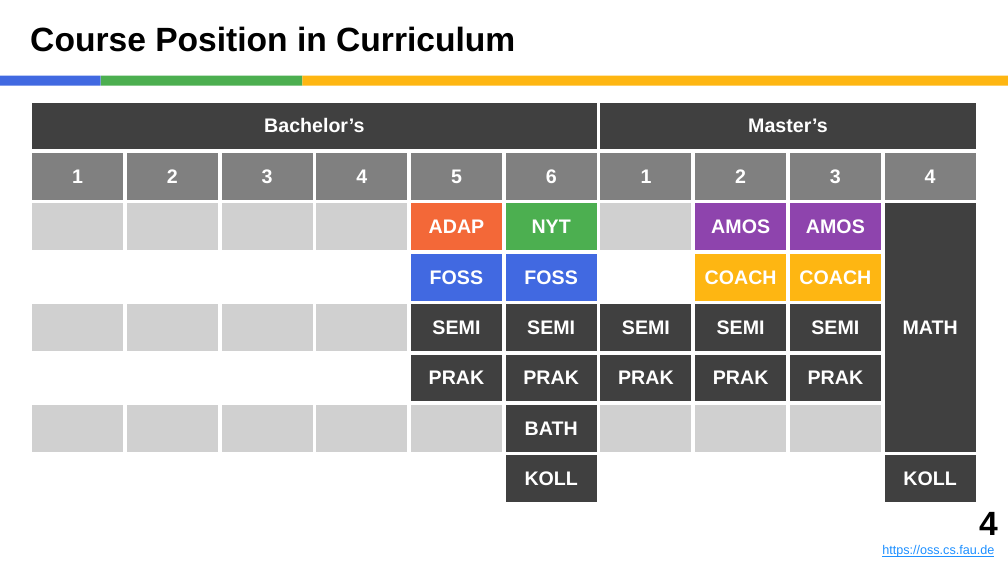
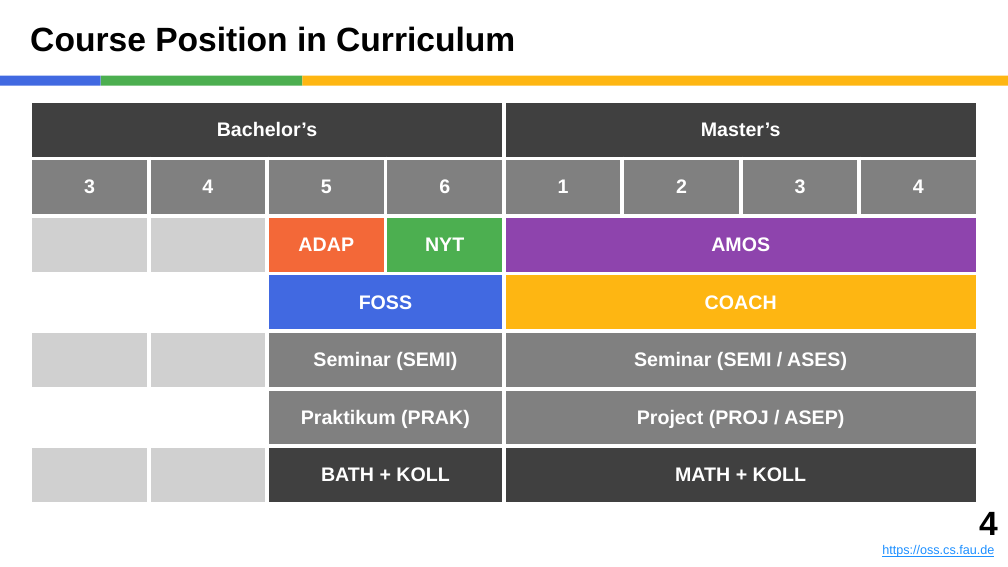
Before and after one commit to dirkriehle/foss-course, a slide deck: slide 4 of Lecture slides/FOSS A01 - Introduction.pptx. Drawn at 1008x567 pixels with LibreOffice and Linux fonts; fonts in the diff are those of the drawing. Boxes give left, top, right and bottom in pixels: in the first picture for what was removed or moved away, otherwise in the second. Text is boxed around its words. In the diff, an @@ line names an element or a change of style, - is before the commit and + after.

Commit message:
FOSS-09 Winter 2026/27

```diff
--- a/Lecture slides/FOSS A01 - Introduction.pptx
+++ b/Lecture slides/FOSS A01 - Introduction.pptx
@@ table at (30,101,982,485) @@
-Bachelor’s |  |  |  |  |  | Master’s |  |  | 
-1 | 2 | 3 | 4 | 5 | 6 | 1 | 2 | 3 | 4
- |  |  |  | ADAP | NYT |  | AMOS | AMOS | MATH
- |  |  |  | FOSS | FOSS |  | COACH | COACH | 
- |  |  |  | SEMI | SEMI | SEMI | SEMI | SEMI | 
- |  |  |  | PRAK | PRAK | PRAK | PRAK | PRAK | 
- |  |  |  |  | BATH |  |  |  | 
- |  |  |  |  | KOLL |  |  |  | KOLL
+Bachelor’s |  |  |  | Master’s |  |  | 
+3 | 4 | 5 | 6 | 1 | 2 | 3 | 4
+ |  | ADAP | NYT | AMOS |  |  | 
+ |  | FOSS |  | COACH |  |  | 
+ |  | Seminar (SEMI) |  | Seminar (SEMI / ASES) |  |  | 
+ |  | Praktikum (PRAK) |  | Project (PROJ / ASEP) |  |  | 
+ |  | BATH + KOLL |  | MATH + KOLL |  |  | 
@@ table: place and size @@
-table at (30,101,978,489)
+table at (30,101,982,485)
```
Also in this commit, not shown: 3 other slides changed, 6 slides added, 5 slides removed, 5 other files.
